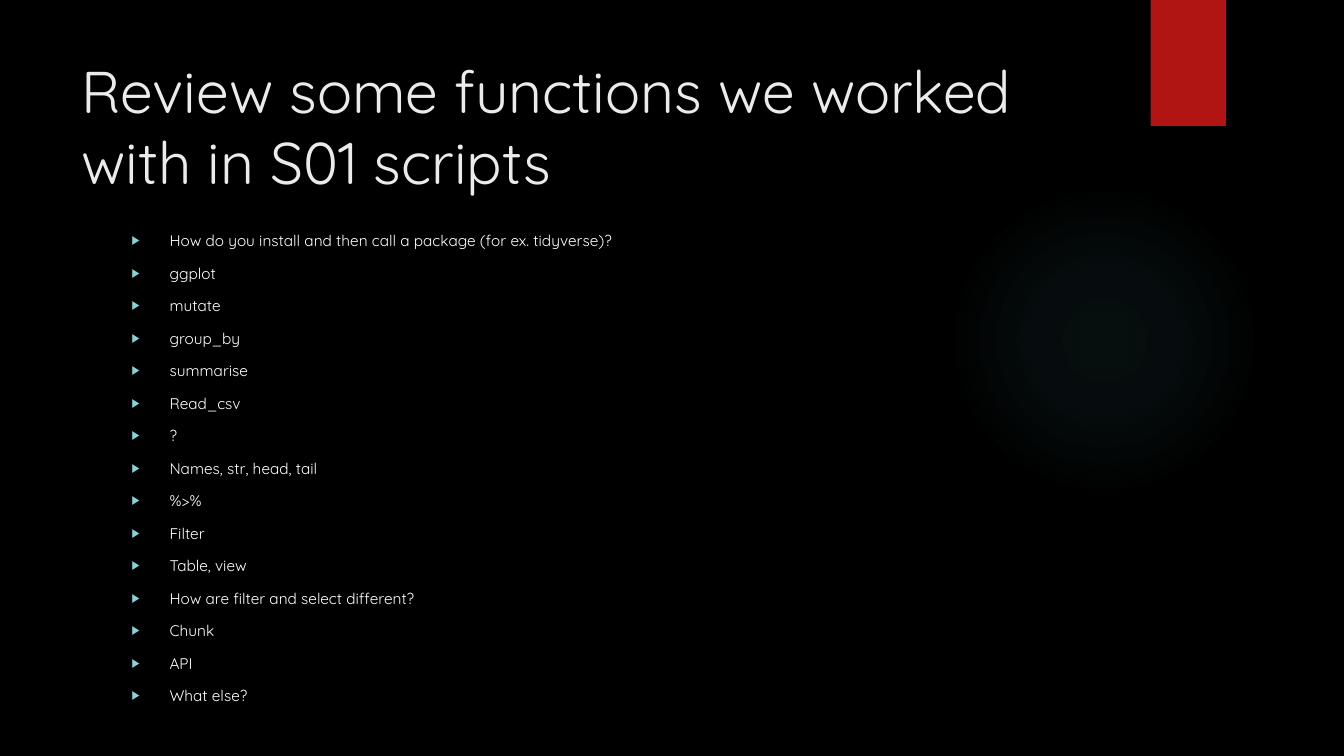
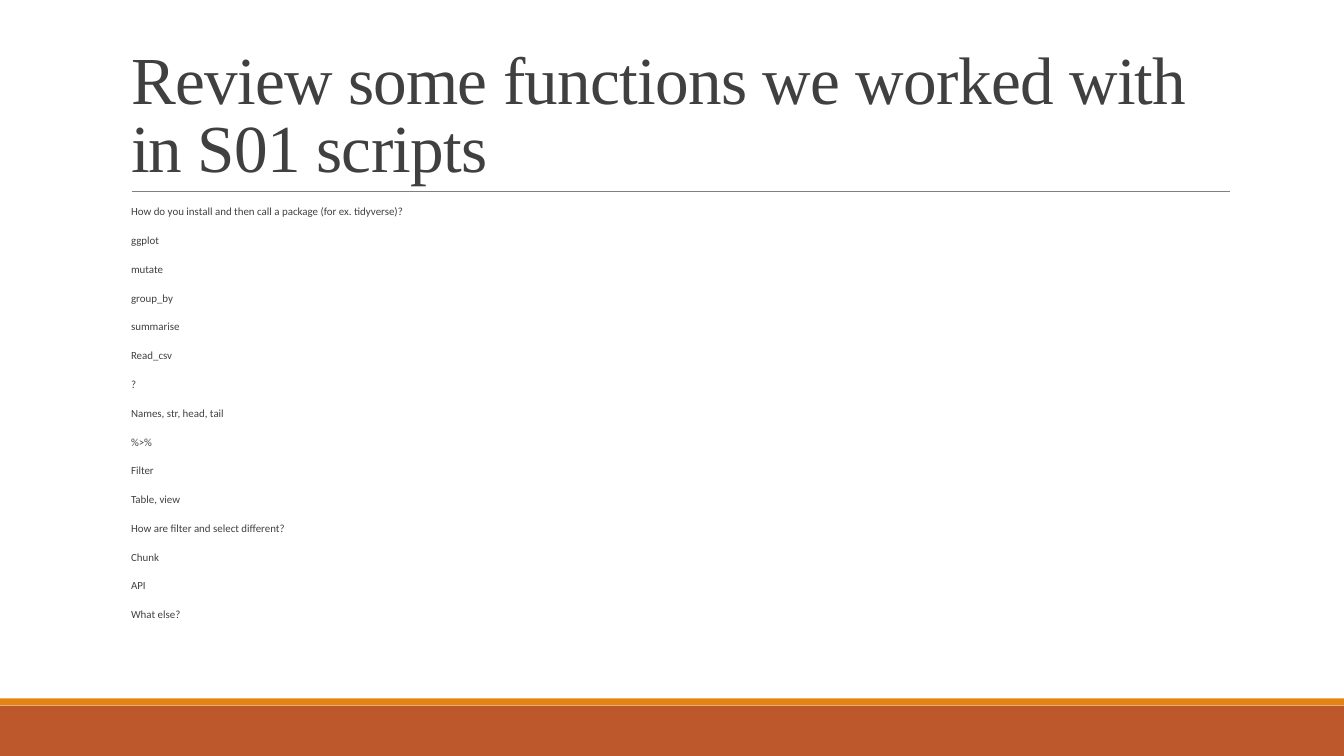
Before and after one commit to communitymaplab/geog4300_datascience, a slide deck: slide 9 of in_class_slides/geog4300_L02-Working-with-data.pptx. Drawn at 1344x756 pixels with LibreOffice and Linux fonts; fonts in the diff are those of the drawing; background and template pictures are left out. Boxes give left, top, right and bottom in pixels: in the first picture for what was removed or moved away, otherwise in the second. Text is boxed around its words. In the diff, an @@ line names an element or a change of style, - is before the commit and + after.

```diff
--- a/in_class_slides/geog4300_L02-Working-with-data.pptx
+++ b/in_class_slides/geog4300_L02-Working-with-data.pptx
@@ background picture (left out) to #FFFFFF @@
@@ rectangle removed at [1150,0,1226,126] @@
@@ title "Review some functions we worked ...": place and size @@
-title "Review some functions we worked ..." at [81,69,1011,196]
+title "Review some functions we worked ..." at [131,56,1186,185]
@@ title "Review some functions we worked ..." at [131,56,1186,185]: size 42 to 48 pt, font Quicksand to Times New Roman, text colour #EBEBEB to #404040, letter spacing 0 to -0.5 pt; line spacing 1 to 0.85; vertical alignment top to bottom @@
@@ text "How do you install and ...": place and size @@
-text "How do you install and ..." at [170,234,611,701]
+text "How do you install and ..." at [131,207,403,618]
@@ text "How do you install and ..." at [131,207,403,618]: size 11 to 7.8 pt, font Quicksand to Calibri, text colour #FFFFFF to #404040; bullet ▶ to  ; line spacing 1 to 0.7; more space between paragraphs; bullet colour #8AD0D6 to #E48312 @@
@@ line added from (132, 192) to (1231, 192), #808080 0.5 pt @@
@@ ellipse removed at [949,185,1259,495] @@
@@ rectangle added at [0,706,1344,756], fill #BD582C @@
@@ rectangle added at [0,699,1344,706], fill #E48312 @@
```
Also in this commit, not shown: 10 other slides changed, 7 other files.
